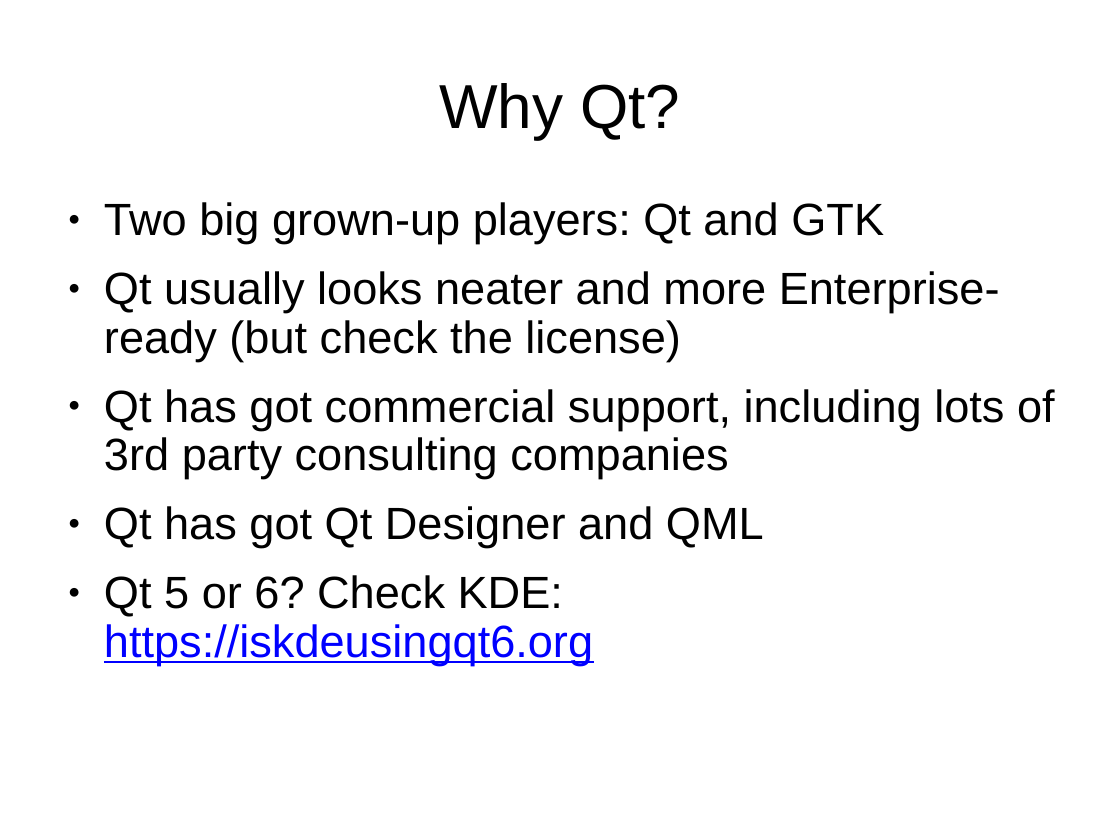
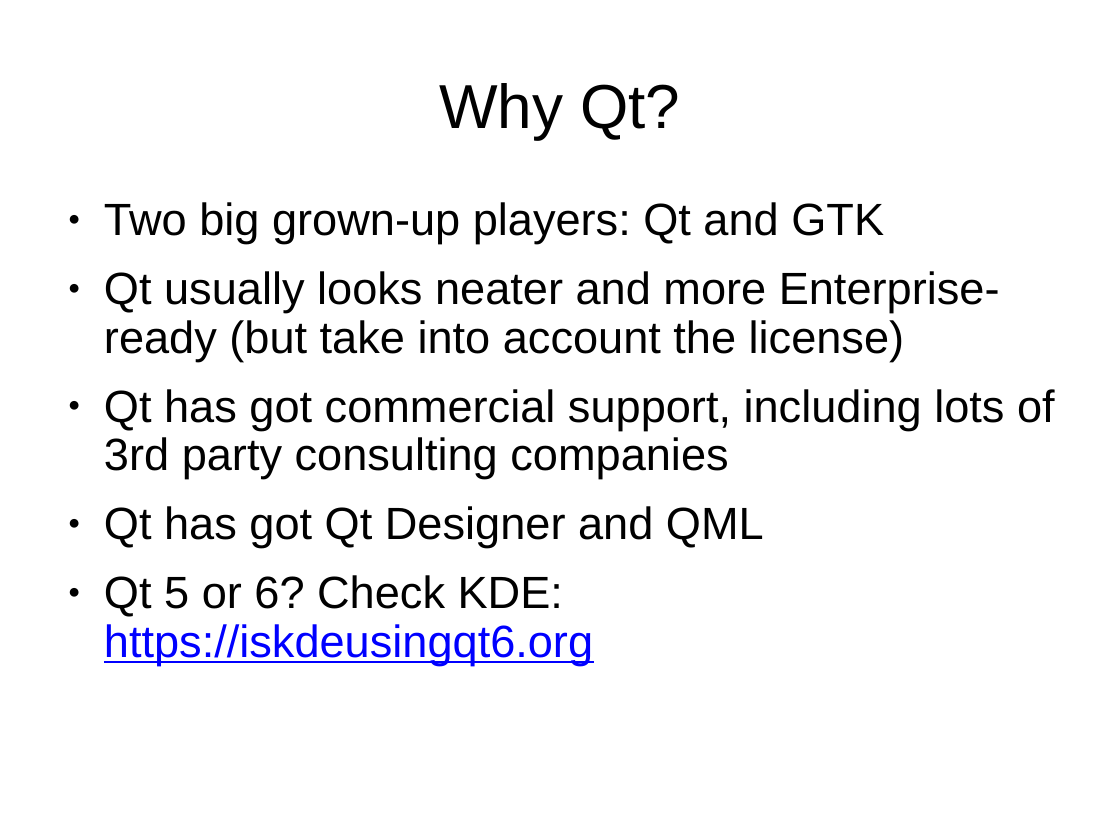
Before and after one commit to divi255/qtx, a slide deck: slide 3 of pres.odp. Drawn at 1120x840 pixels with LibreOffice and Linux fonts; fonts in the diff are those of the drawing; background and template pictures are left out. Boxes give left, top, right and bottom in pixels: in the first picture for what was removed or moved away, otherwise in the second. Text is boxed around its words. In the diff, an @@ line names an element or a change of style, - is before the commit and + after.

```diff
--- a/pres.odp
+++ b/pres.odp
@@ text at <box>104,271,1000,361</box>: text changed @@
-● Qt usually looks neater and more Enterprise-ready (but check the license)
+● Qt usually looks neater and more Enterprise-ready (but take into account the license)
```
Also in this commit, not shown: 1 slide added.
